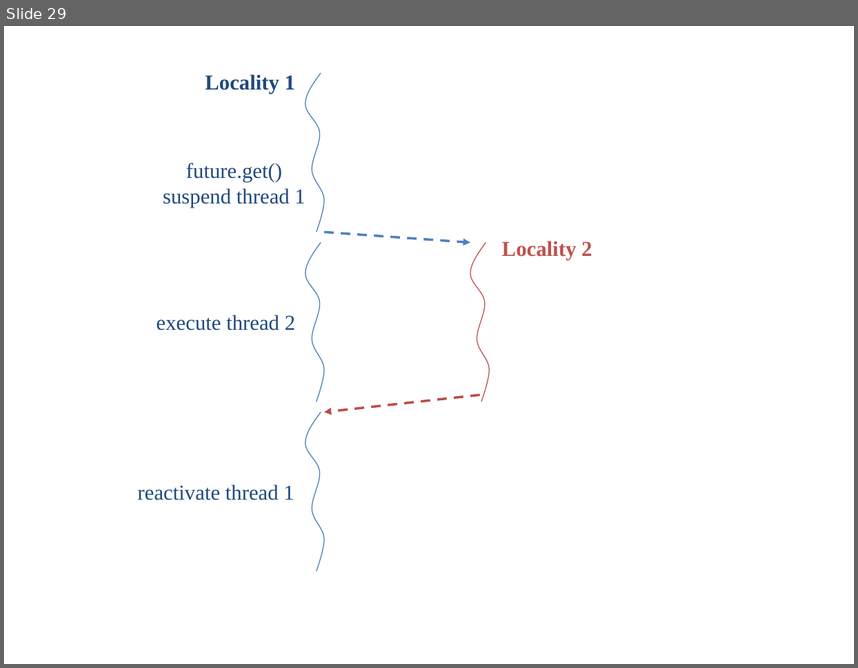
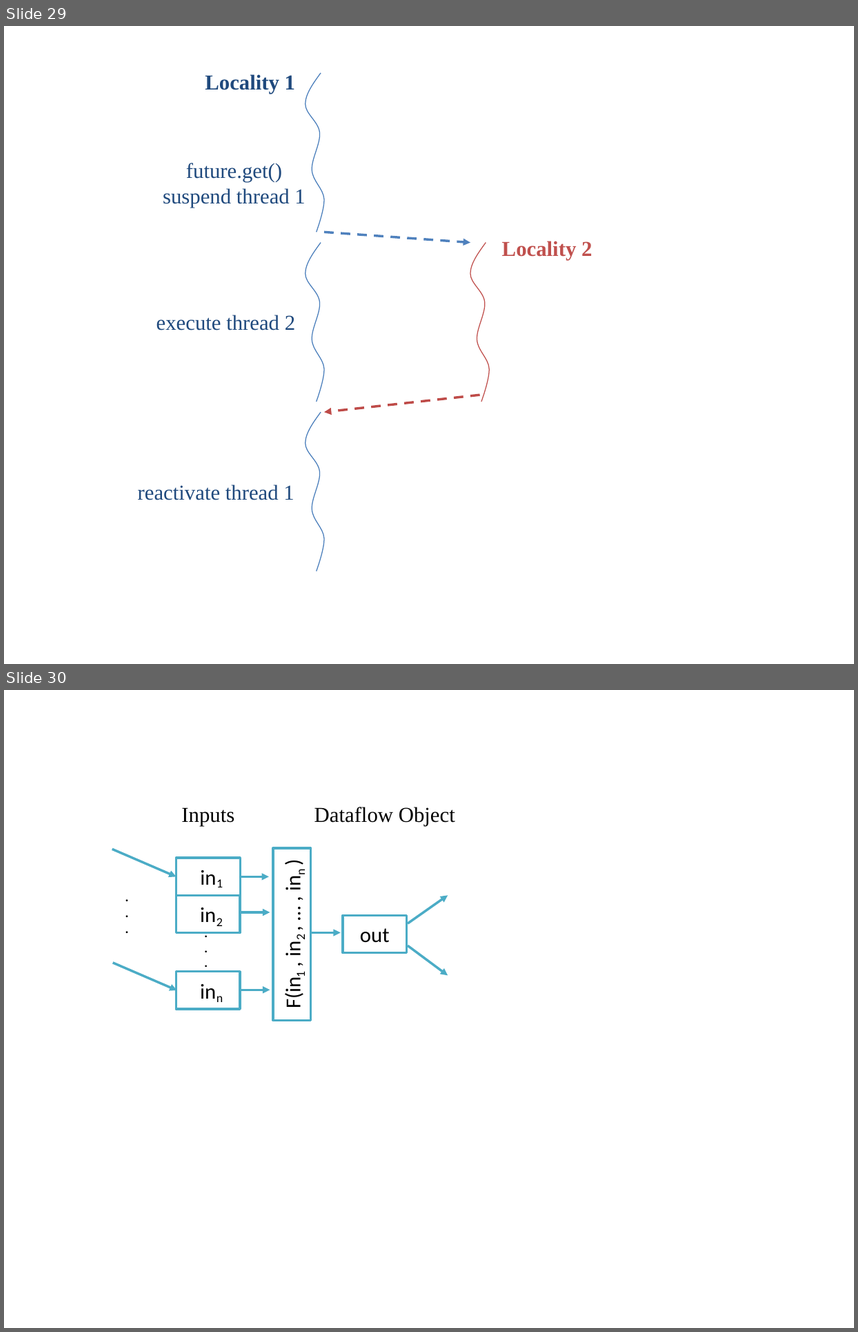
Before and after one commit to zkhatami88/OP2_HPX, a slide deck: Reports/R5/P1.pptx. Shown one above the other, each under a label of ours: slide 29 before the commit, slides 29 and 30 after it. The pictures are 858x668 and 858x1332 pixels, drawn with LibreOffice and Linux fonts; fonts in the diff are those of the drawing. Boxes give left, top, right and bottom in pixels: in the first picture for what was removed or moved away, otherwise in the second. Text is boxed around its words. In the diff, an @@ line names an element or a change of style, - is before the commit and + after.

Commit message:
dataflow

```diff
--- a/Reports/R5/P1.pptx
+++ b/Reports/R5/P1.pptx
@@ slide 30 added at [4,690,854,1328], background #FFFFFF @@
@@ text added at [314,807,455,826], 18 pt, text #000000 @@
+Inputs Dataflow Object
@@ arrow added from (112, 849) to (176, 876), #4BACC6 2 pt @@
@@ rectangle added at [273,848,310,1021], fill #FFFFFF, outline #4BACC6 2 pt, 18 pt, text #000000 @@
+F(in , in , … , in )
@@ rectangle added at [176,858,240,895], fill #FFFFFF, outline #4BACC6 2 pt, 18 pt, text #000000 @@
+in
@@ text added at [293,869,308,976], 10.5 pt, text #000000 @@
+1 2 n
@@ text added at [117,885,137,940], 11 pt, text #000000, bold @@
+.
+.
+.
@@ rectangle added at [176,895,239,932], fill #FFFFFF, outline #4BACC6 2 pt, 18 pt, text #000000 @@
+in
@@ text added at [217,879,223,887], 10.5 pt, text #000000 @@
+1
@@ arrow added from (240, 876) to (269, 876), #4BACC6 2 pt @@
@@ arrow added from (408, 923) to (448, 895), #4BACC6 2 pt @@
@@ arrow added from (241, 912) to (270, 912), #4BACC6 2 pt @@
@@ rectangle added at [342,915,406,953], fill #FFFFFF, outline #4BACC6 2 pt, 18 pt, text #000000 @@
+out
@@ text added at [196,921,217,975], 10.5 pt, text #000000, bold @@
+.
+.
+.
@@ text added at [217,918,223,926], 10.5 pt, text #000000 @@
+2
@@ arrow added from (312, 932) to (341, 932), #4BACC6 2 pt @@
@@ arrow added from (408, 946) to (448, 975), #4BACC6 2 pt @@
@@ arrow added from (113, 963) to (176, 990), #4BACC6 2 pt @@
@@ rectangle added at [176,972,239,1009], fill #FFFFFF, outline #4BACC6 2 pt, 18 pt, text #000000 @@
+in
@@ text added at [217,996,223,1002], 10.5 pt, text #000000 @@
+n
@@ arrow added from (241, 990) to (270, 990), #4BACC6 2 pt @@
```
Also in this commit, not shown: 3 slides changed, 8 other files.
